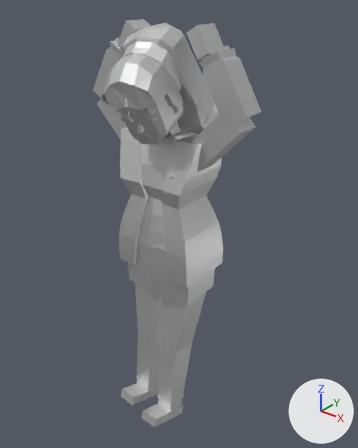
What one commit did to the Blender file person.blend.
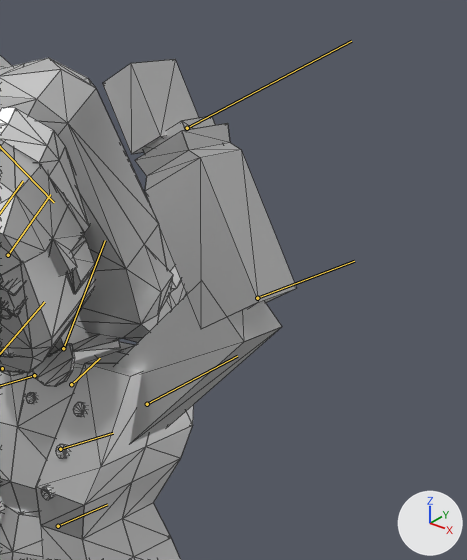
There are two pictures of each version: one whole from a 50 mm camera at (1.257, -1.496, 1.914) aimed at (0.022, 0.047, 0.958), one close up on the part from 41% to 92% of the width and 0% to 49% of the height. The axes (+X, +Y, +Z) are drawn at lower right. The lights are the same throughout. Both versions are drawn at frame 0 of the action 'fright'; the numbers are the values there. The bones that bend it are drawn over the model as lines in the close-ups. The close-ups show mesh edges as thin lines.

Objects in the first close-up: 'SK_citizen_female_01'.
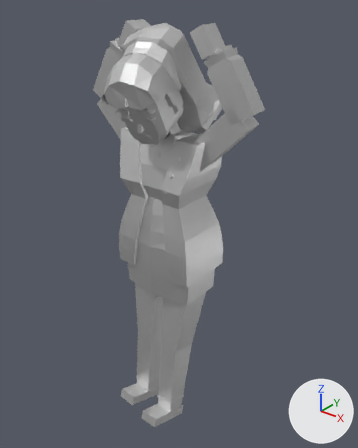
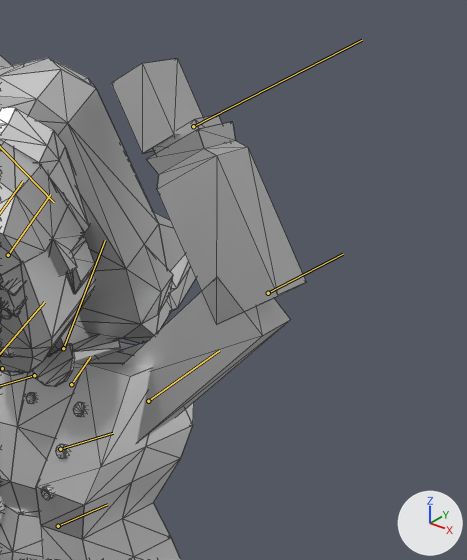
Location of each change, [x1, y1, x2, y2] in pixels of the close-ups (467 x 560 px):
'SK_citizen_female_01', posed: before [0, 56, 296, 560]; after [0, 56, 306, 560]
bone 'clavicle_l', root to tip: before (71, 384) to (100, 358); after (71, 384) to (90, 357)

What the commit changed:
Bone 'clavicle_l' (bone_clavicle_l) turns from (0, 0, 0) to (-1, 1, 8) degrees about its own x, y and z.
